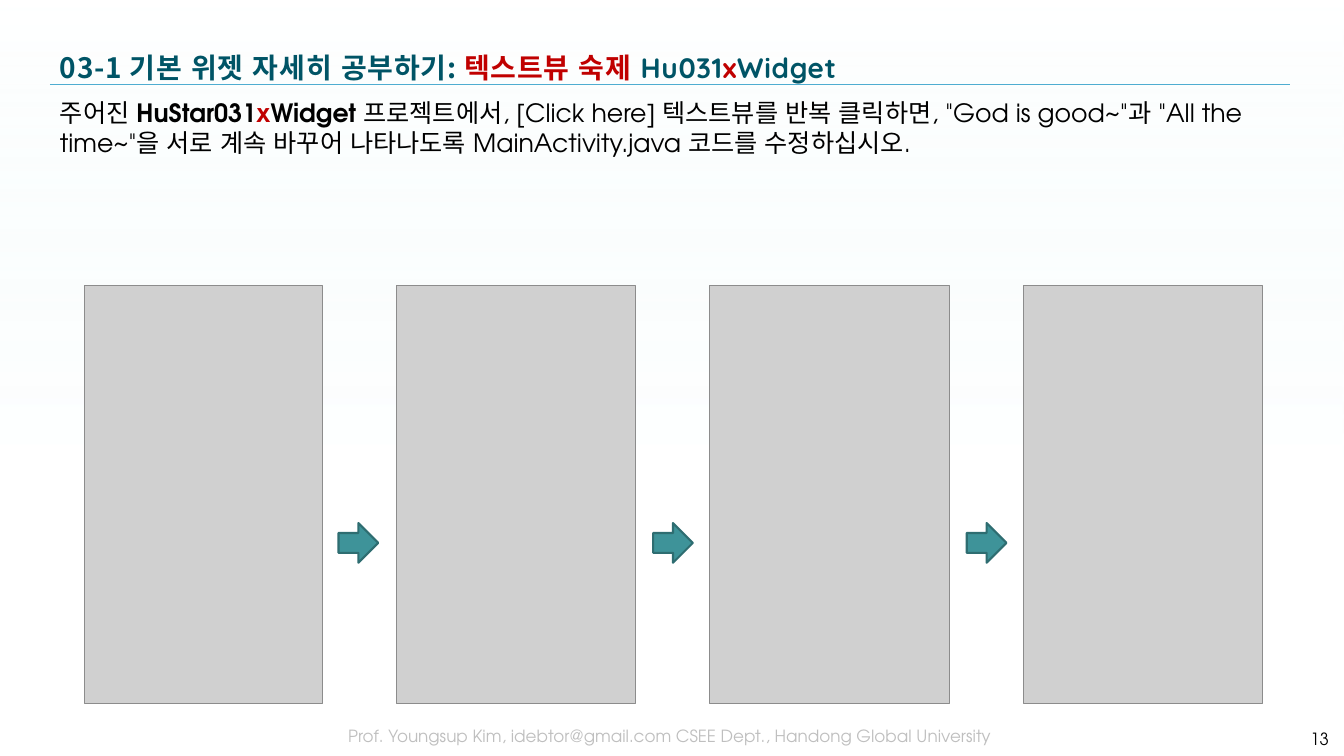
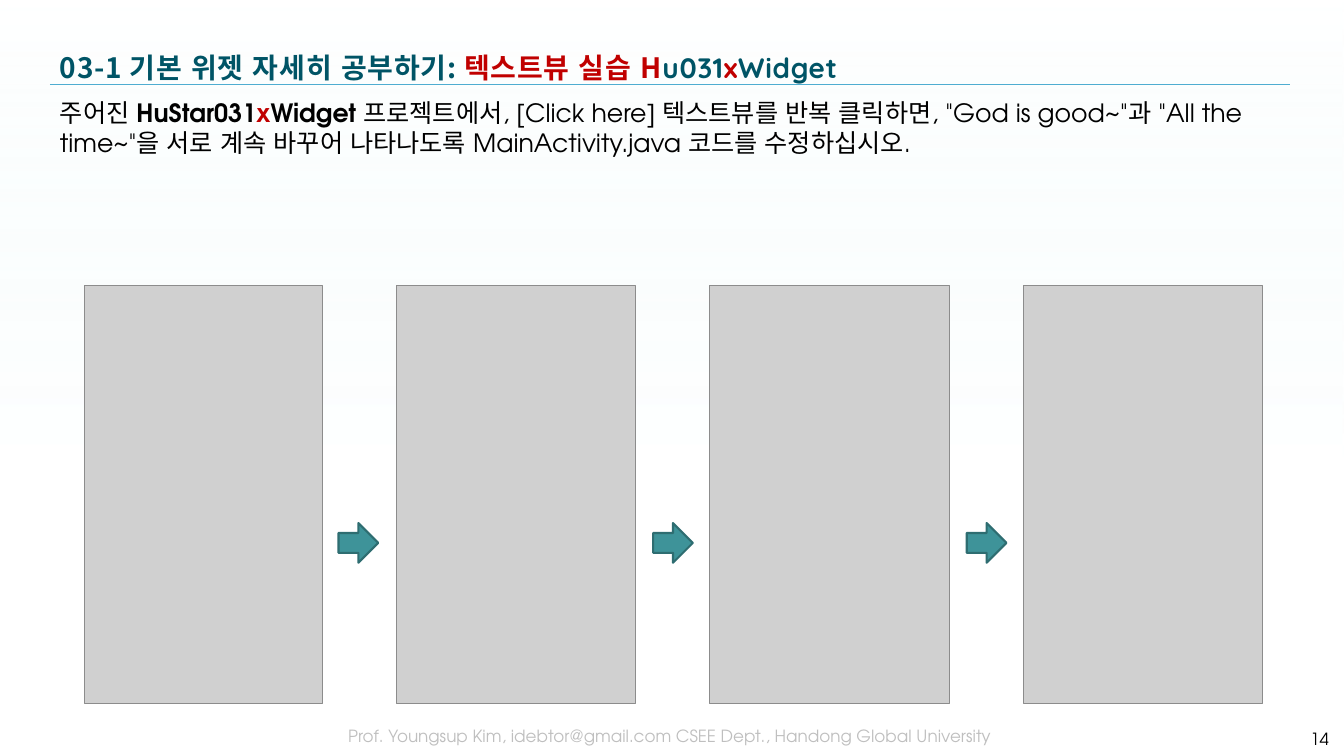
Before and after one commit to tae7841/HuStarAS, a slide deck: slide 14 of ppts/03Widget.pptx (slide 13 before the commit). Drawn at 1344x756 pixels with LibreOffice and Linux fonts; fonts in the diff are those of the drawing; grey boxes stand for pictures; background and template pictures are left out. Boxes give left, top, right and bottom in pixels: in the first picture for what was removed or moved away, otherwise in the second. Text is boxed around its words. In the diff, an @@ line names an element or a change of style, - is before the commit and + after.

```diff
--- a/ppts/03Widget.pptx
+++ b/ppts/03Widget.pptx
@@ title at <box>60,54,838,85</box>: text changed @@
-03-1 기본 위젯 자세히 공부하기: 텍스트뷰 숙제 Hu031xWidget
+03-1 기본 위젯 자세히 공부하기: 텍스트뷰 실습 Hu031xWidget
@@ page number at <box>1310,732,1329,745</box>: text changed @@
-13
+14
```
Also in this commit, not shown: 11 other slides changed, 7 slides added, 3 slides removed, 34 other files.
